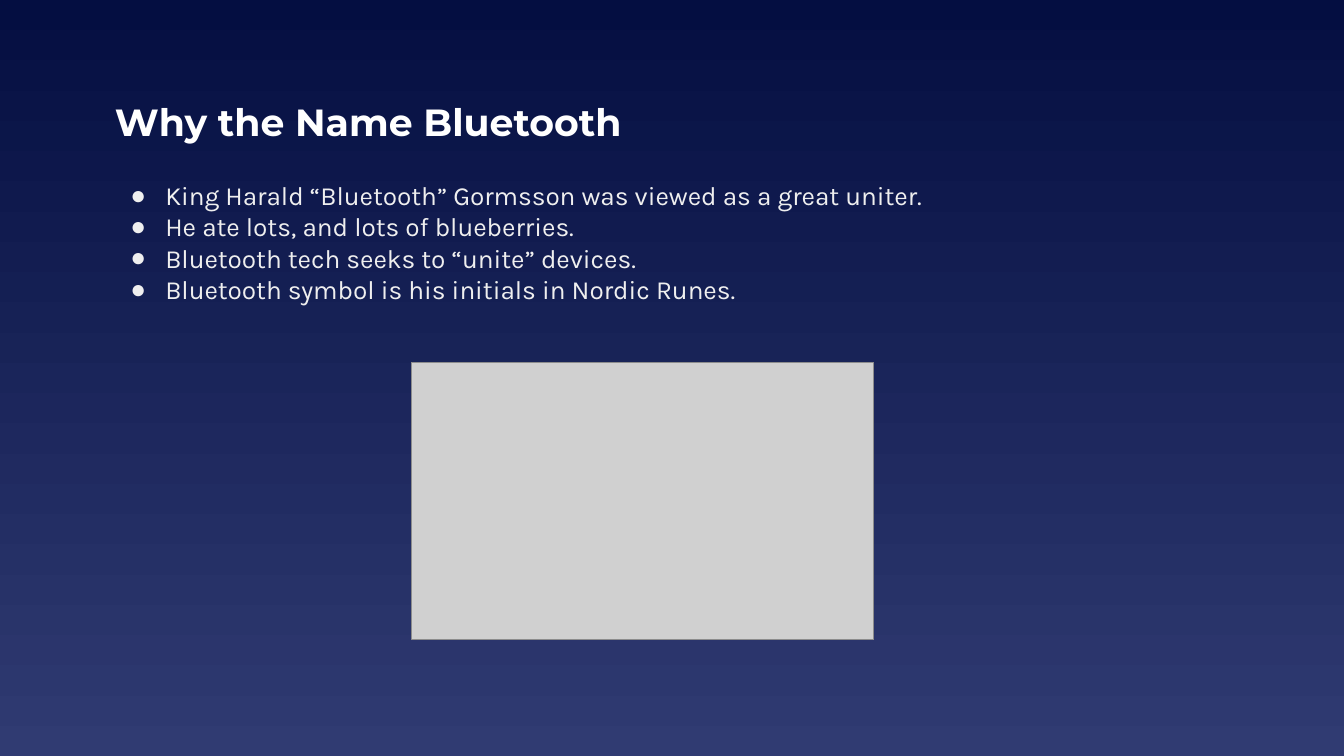
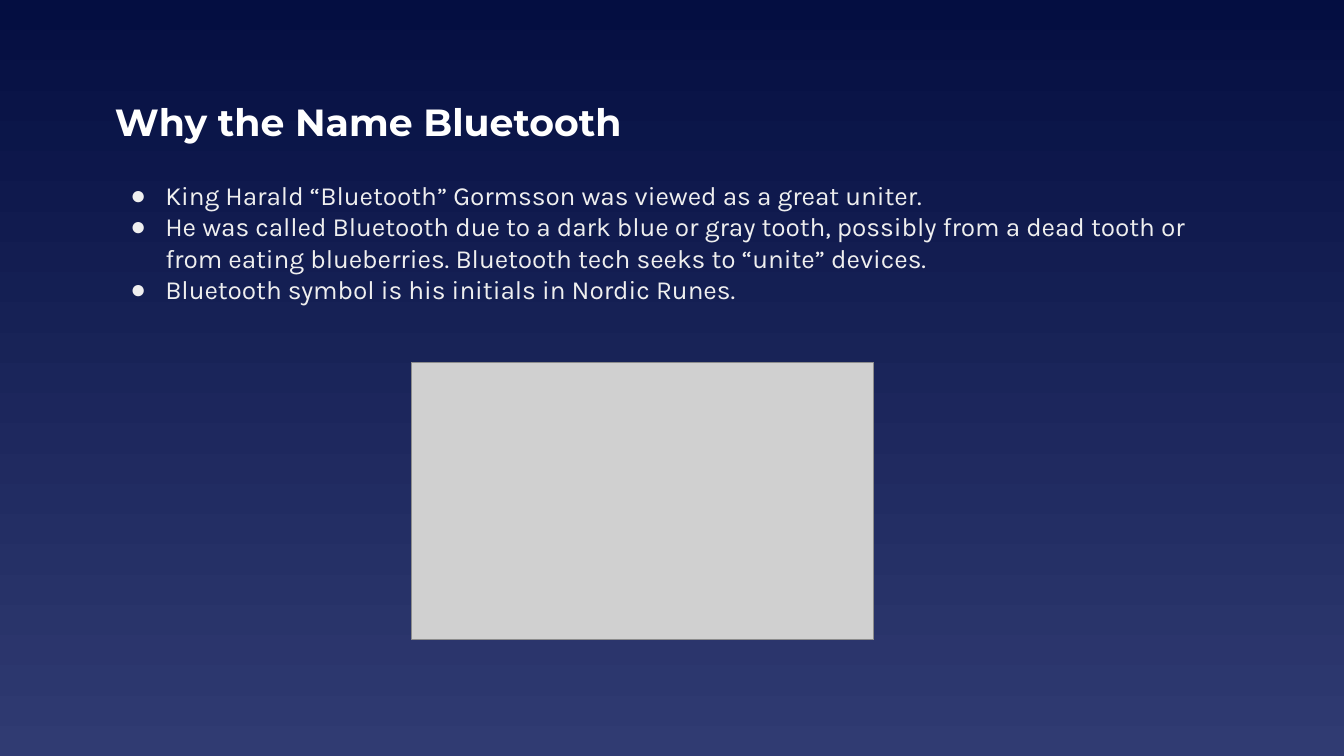
Before and after one commit to EELabMan/Arduino-9-Bluetooth, a slide deck: slide 4 of UTA EE Labs - Bluetooth.pptx (slide 3 before the commit). Drawn at 1344x756 pixels with LibreOffice and Linux fonts; fonts in the diff are those of the drawing; grey boxes stand for pictures. Boxes give left, top, right and bottom in pixels: in the first picture for what was removed or moved away, otherwise in the second. Text is boxed around its words. In the diff, an @@ line names an element or a change of style, - is before the commit and + after.

```diff
--- a/UTA EE Labs - Bluetooth.pptx
+++ b/UTA EE Labs - Bluetooth.pptx
@@ text at (165, 218, 1185, 274): text changed @@
-● He ate lots, and lots of blueberries.
-● Bluetooth tech seeks to “unite” devices.
+● He was called Bluetooth due to a dark blue or gray tooth, possibly from a dead tooth or from eating blueberries. Bluetooth tech seeks to “unite” devices.
```
Also in this commit, not shown: 13 other slides changed, 5 slides added, 1 slide removed.
